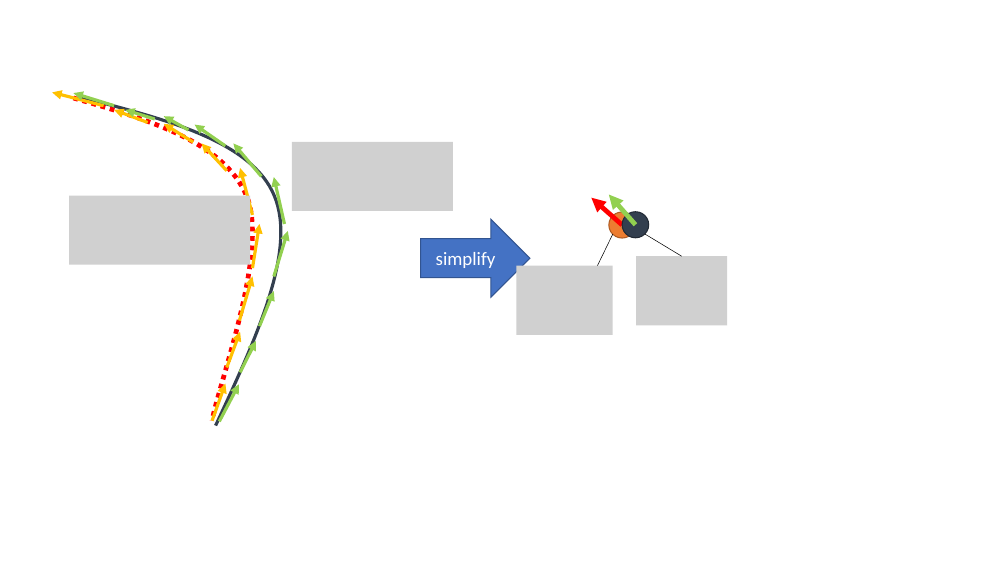
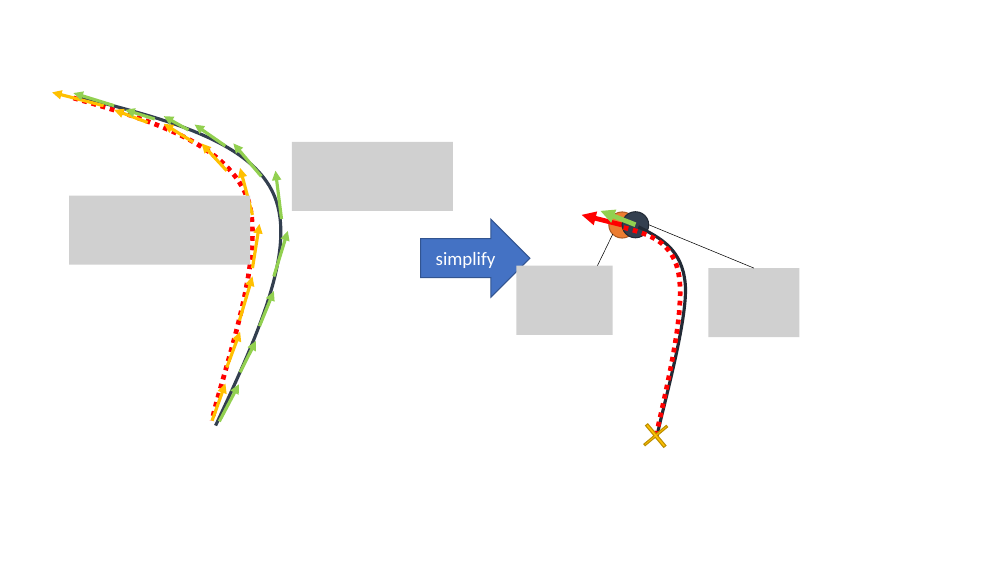
Before and after one commit to Yi-An-Wang/institute_information, a slide deck: slide 10 of path_planing/VO_code_try/robot_properties3.pptx. Drawn at 1008x567 pixels with LibreOffice and Linux fonts; fonts in the diff are those of the drawing; grey boxes stand for pictures. Boxes give left, top, right and bottom in pixels: in the first picture for what was removed or moved away, otherwise in the second. Text is boxed around its words. In the diff, an @@ line names an element or a change of style, - is before the commit and + after.

Commit message:
2024/07/10-2

```diff
--- a/path_planing/VO_code_try/robot_properties3.pptx
+++ b/path_planing/VO_code_try/robot_properties3.pptx
@@ arrow moved from (284, 224) - (274, 177) to (281, 219) - (275, 171) @@
@@ arrow moved from (622, 225) - (591, 198) to (622, 225) - (582, 215) @@
@@ arrow moved from (636, 225) - (609, 194) to (636, 225) - (600, 211) @@
@@ freeform shape added at [624,228,681,436], outline #FF0000 4.5 pt dashed @@
@@ freeform shape added at [638,227,685,439], outline #222A35 3 pt @@
@@ line moved from (645, 234) - (682, 256) to (649, 225) - (754, 268) @@
@@ picture removed at [636,256,727,325] @@
@@ picture added at [709,268,799,337] @@
@@ plus added at [635,415,677,456], fill #FFC000, outline #BD8E00 1 pt @@
```
